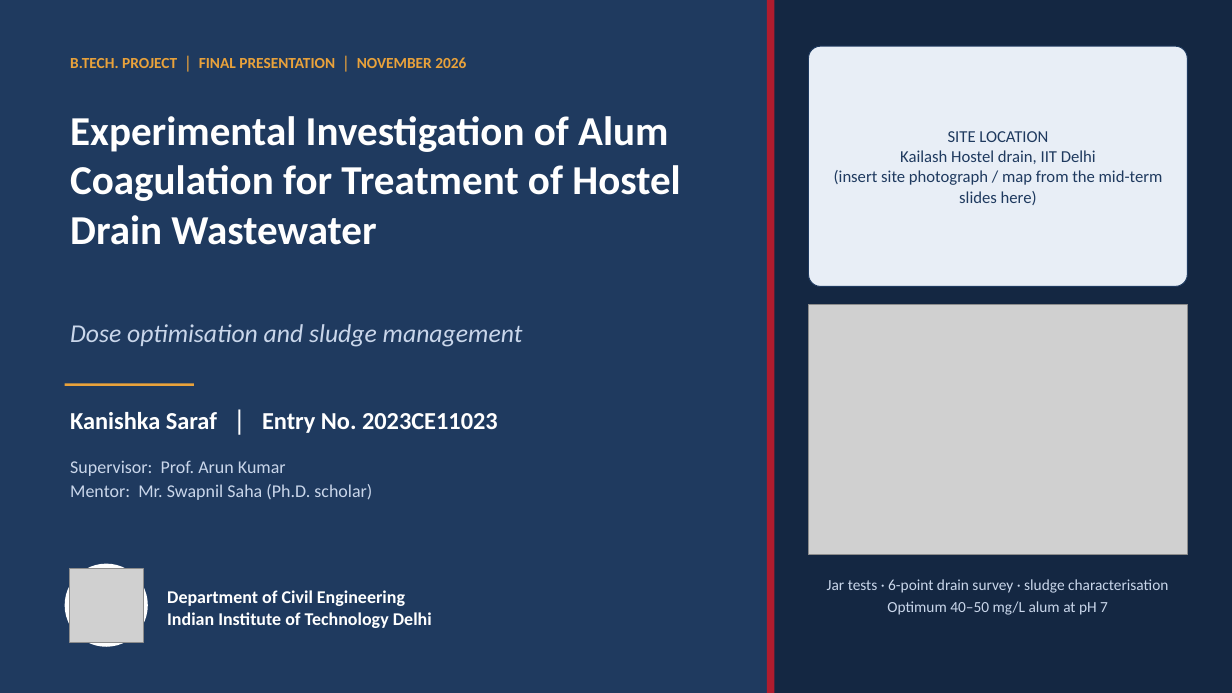
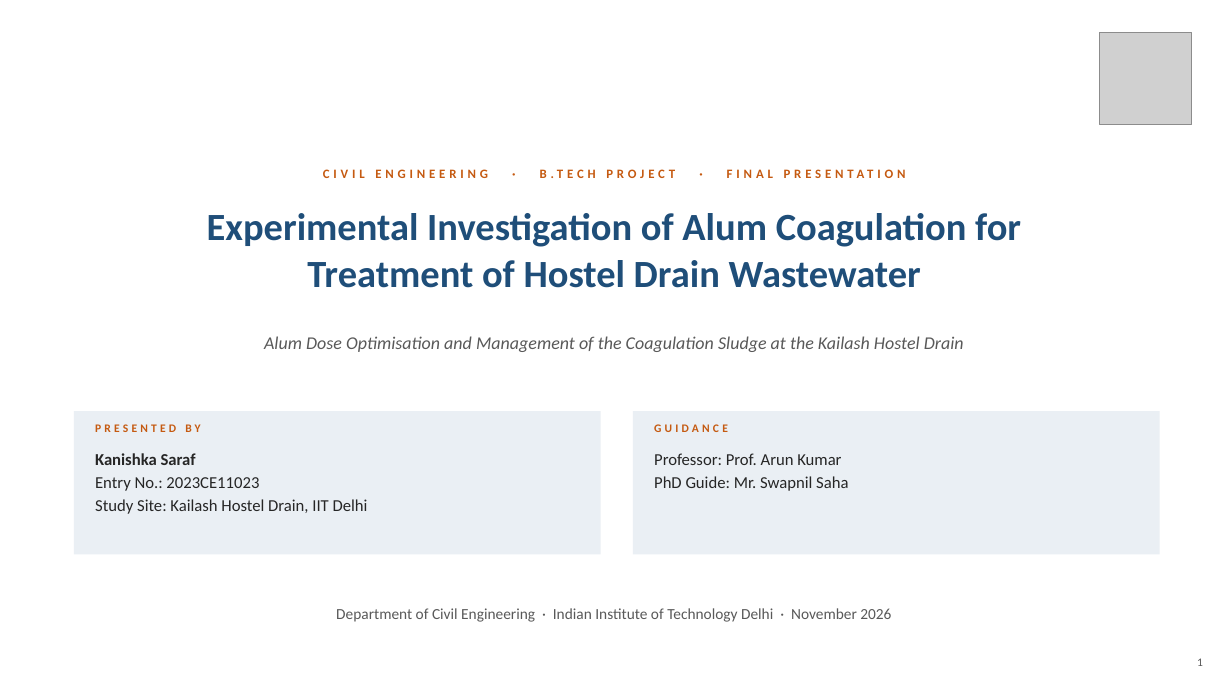
Before and after one commit to vinilverma27-hub/Clinch.ai, a slide deck: slide 1 of docs/btp-report/BTP_Final_Presentation_Kanishka_Saraf_2023CE11023.pptx. Drawn at 1232x693 pixels with LibreOffice and Linux fonts; fonts in the diff are those of the drawing; grey boxes stand for pictures. Boxes give left, top, right and bottom in pixels: in the first picture for what was removed or moved away, otherwise in the second. Text is boxed around its words. In the diff, an @@ line names an element or a change of style, - is before the commit and + after.

```diff
--- a/docs/btp-report/BTP_Final_Presentation_Kanishka_Saraf_2023CE11023.pptx
+++ b/docs/btp-report/BTP_Final_Presentation_Kanishka_Saraf_2023CE11023.pptx
@@ rectangle removed at [0, 0, 1232, 693] @@
@@ rectangle removed at [0, 0, 767, 693] @@
@@ rectangle removed at [767, 0, 775, 693] @@
@@ rounded rectangle removed at [809, 46, 1188, 287] @@
@@ picture: place and size @@
-picture at [69, 568, 143, 642]
+picture at [1100, 32, 1192, 125]
@@ text removed at [834, 131, 1163, 205] @@
-SITE LOCATION
-Kailash Hostel drain, IIT Delhi
-(insert site photograph / map from the mid-term slides here)
@@ text at [323, 169, 547, 178]: text changed; size 12 to 10 pt; text colour #E9A23B to #C55A11 @@
-B.TECH. PROJECT │ FINAL PRESENTATION │ NOVEMBER 2026
+CIVIL ENGINEERING · B.TECH PROJECT · FINAL PRESENTATION
@@ text at [207, 213, 1021, 288]: text changed; size 32 to 30 pt; text colour #FFFFFF to #1F4E79 @@
-Experimental Investigation of Alum Coagulation for Treatment of Hostel Drain Wastewater
+Experimental Investigation of Alum Coagulation for
+Treatment of Hostel Drain Wastewater
@@ picture removed at [809, 305, 1188, 555] @@
@@ text at [264, 336, 964, 352]: text changed; size 20 to 14 pt; text colour #C9D6EA to #595959 @@
-Dose optimisation and sludge management
+Alum Dose Optimisation and Management of the Coagulation Sludge at the Kailash Hostel Drain
@@ rectangle removed at [65, 384, 194, 386] @@
@@ rectangle added at [74, 411, 601, 555], fill #EAEFF4 @@
@@ rectangle added at [633, 411, 1160, 555], fill #EAEFF4 @@
@@ text added at [95, 424, 200, 432], 9 pt, text #C55A11, bold @@
+PRESENTED BY
@@ text added at [654, 424, 728, 432], 9 pt, text #C55A11, bold @@
+GUIDANCE
@@ text at [95, 453, 368, 514]: text changed; size 19 to 13 pt; text colour #FFFFFF to #262626; bold off @@
-Kanishka Saraf │ Entry No. 2023CE11023
+Kanishka Saraf
+Entry No.: 2023CE11023
+Study Site: Kailash Hostel Drain, IIT Delhi
@@ text at [654, 453, 848, 491]: text changed; size 14 to 13 pt; text colour #C9D6EA to #262626 @@
-Supervisor: Prof. Arun Kumar
-Mentor: Mr. Swapnil Saha (Ph.D. scholar)
+Professor: Prof. Arun Kumar
+PhD Guide: Mr. Swapnil Saha
@@ ellipse removed at [65, 564, 148, 647] @@
@@ text removed at [827, 579, 1168, 615] @@
-Jar tests · 6-point drain survey · sludge characterisation
-Optimum 40–50 mg/L alum at pH 7
@@ text "Department of Civil Engineering · ..." at [336, 608, 891, 622]: vertical alignment middle to top @@
@@ text at [336, 608, 891, 622]: text changed; size 14 to 12 pt; text colour #FFFFFF to #595959; bold off @@
-Department of Civil Engineering
-Indian Institute of Technology Delhi
+Department of Civil Engineering · Indian Institute of Technology Delhi · November 2026
@@ text added at [1197, 658, 1203, 666], 9 pt, text #595959 @@
+1
```
Also in this commit, not shown: 10 other slides changed, 1 slide added, 1 slide removed, 2 other files.
